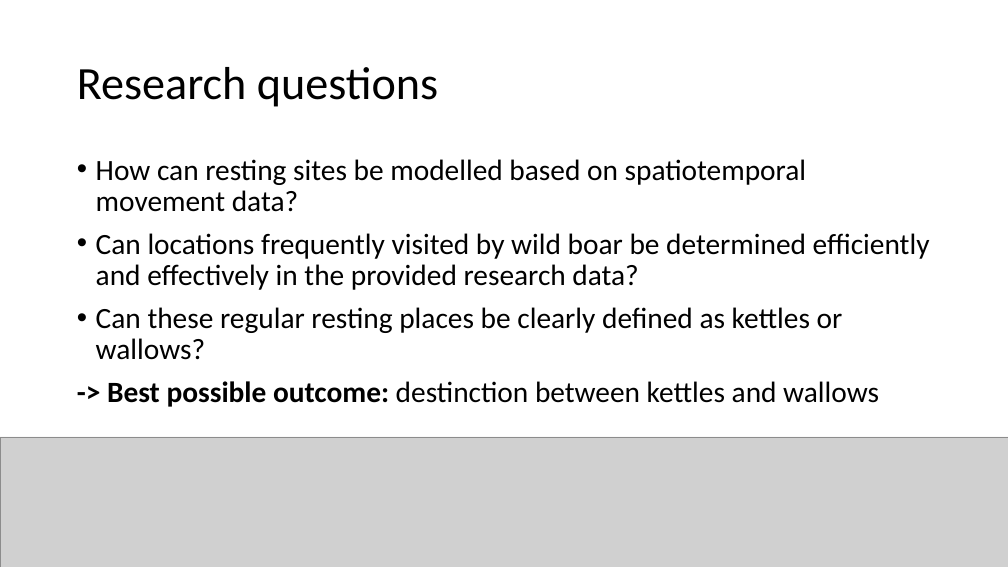
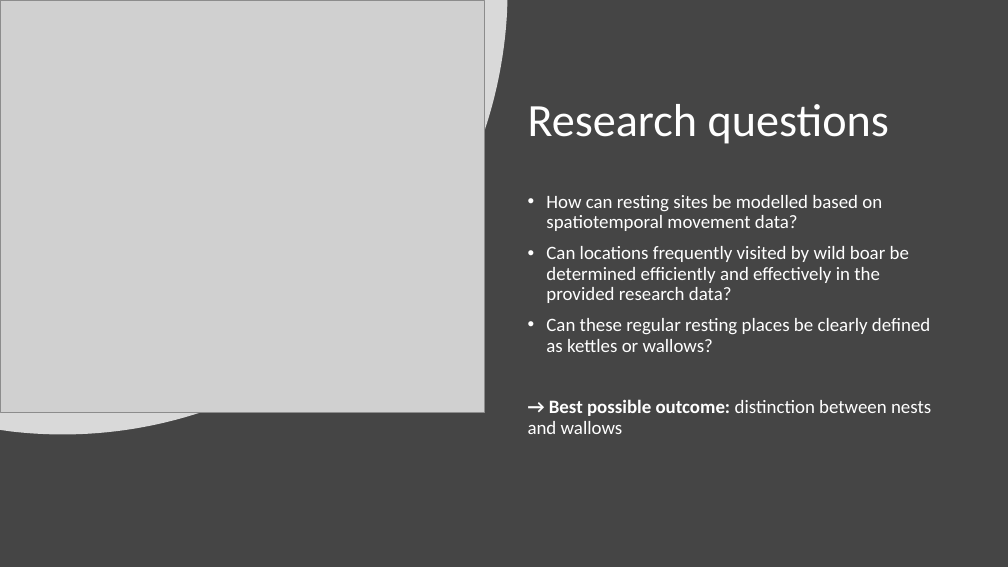
Before and after one commit to wildhtob/patreco-project-work, a slide deck: slide 3 of presentation/presentation.pptx. Drawn at 1008x567 pixels with LibreOffice and Linux fonts; fonts in the diff are those of the drawing; grey boxes stand for pictures. Boxes give left, top, right and bottom in pixels: in the first picture for what was removed or moved away, otherwise in the second. Text is boxed around its words. In the diff, an @@ line names an element or a change of style, - is before the commit and + after.

Commit message:
Updated presentation: text complete, design changes

```diff
--- a/presentation/presentation.pptx
+++ b/presentation/presentation.pptx
@@ background #FFFFFF to #454545 @@
@@ freeform shape added at <box>0,0,507,435</box>, fill #FFFFFF at 80% opacity @@
@@ picture added at <box>0,0,485,412</box> @@
@@ title "Research questions": place and size @@
-title "Research questions" at <box>77,67,438,107</box>
+title "Research questions" at <box>528,104,889,144</box>
@@ title "Research questions" at <box>528,104,889,144</box>: text colour #000000 to #FFFFFF @@
@@ text "How can resting sites be ...": place and size @@
-text "How can resting sites be ..." at <box>96,159,930,407</box>
+text "How can resting sites be ..." at <box>528,195,931,434</box>
@@ text at <box>546,195,930,352</box>: size 28 to 18 pt, text colour #000000 to #FFFFFF in "How can resting sites be modelled based ...", "Can locations frequently visited by wild boar ...", "Can these regular resting places be clearly ..." @@
@@ text at <box>528,399,931,434</box>: text changed; size 28 to 18 pt; text colour #000000 to #FFFFFF @@
--> Best possible outcome: destinction between kettles and wallows
+→ Best possible outcome: distinction between nests and wallows
@@ picture removed at <box>0,437,1008,567</box> @@
```
Also in this commit, not shown: 4 other slides changed.
